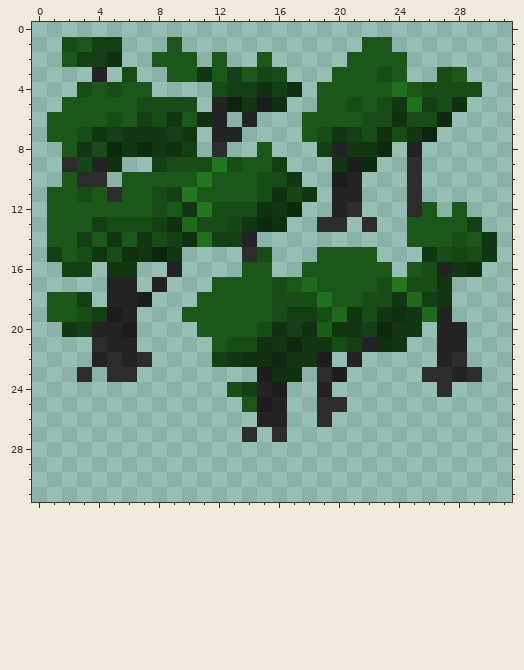
Pixel-art sprite -- src/assets/sprites/newTerrain/OpenCiv/tile_jungle.png. The first picture shows the starting point.
The file is 32x32 pixels. Colours within 5 levels of each other are drawn and written as one.
Once edited:
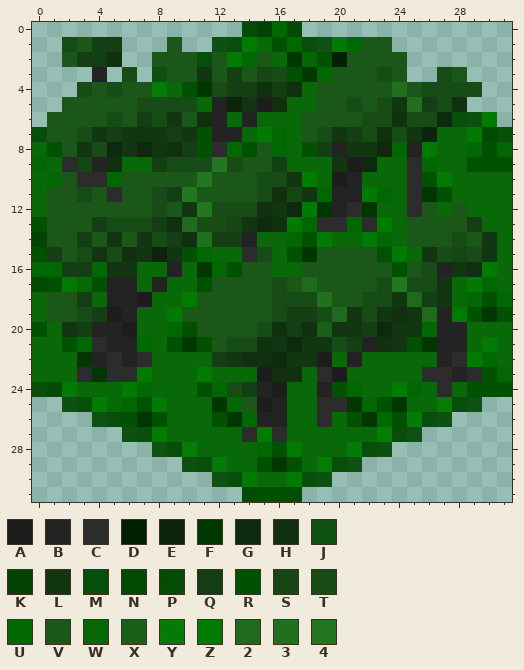
Palette (. is transparent): A #1d1d1d  B #232323  C #2c2c2c  D #002100  E #0c240c  F #003600  G #0e2a0e  H #103010  J #014602e7  K #064106  L #123612  M #004902f3  N #004b01  P #014a02f9  Q #143e14  R #005201  S #154614  T #174c16  U #006701  V #1a5719  W #096909  X #1b5e1a  Y #007a02f9  Z #007b02  2 #1f6a1d  3 #20701e  4 #227720
What changed:
y 0: x 14..17 .... -> PKUP
y 1: x 12..21 .......... -> JMZWRUMJZU
y 2: x 11 . -> M; x 13..14 .. -> ZU; x 16..20 ..... -> WFURD
y 3: x 8 . -> J; x 17..19 ... -> RFU
y 4: x 8..11 .... -> YWRF; x 18 . -> W
y 5: x 11 . -> W; x 17..18 .. -> WW
y 6: x 13 . -> W; x 15..17 ... -> WWW; x 28..30 ... -> MJZ
y 7: x 0 . -> M; x 11 . -> R; x 14..17 .... -> WZUW; x 27..31 ..... -> WWZNM
y 8: x 0..1 .. -> WR; x 11 . -> R; x 13..14 .. -> UR; x 16..18 ... -> UWR; x 24 . -> U; x 26..31 ...... -> ZWWURU
y 9: x 0..1 .. -> UW; x 6..7 .. -> WW; x 17..19 ... -> WWW; x 23..24 .. -> WW; x 26..31 ...... -> UWWRRR
y 10: x 0..1 .. -> WU; x 5 . -> U; x 18..19 .. -> ZW; x 22..24 ... -> WWW; x 26..31 ...... -> RZWWWW
y 11: x 0 . -> W; x 19 . -> U; x 22..24 ... -> ZUW; x 26..31 ...... -> FRWWWW
y 12: x 0 . -> W; x 18..19 .. -> ZF; x 22..24 ... -> FWW; x 27 . -> W; x 29..31 ... -> WWW
y 13: x 0 . -> R; x 17..18 .. -> ZU; x 21 . -> U; x 23..24 .. -> ZW; x 30..31 .. -> WW
y 14: x 0 . -> K; x 15..24 .......... -> WWURZWWZUW; x 31 . -> W
y 15: x 0 . -> R; x 10..13 .... -> RUWW; x 16..18 ... -> WRF; x 23..25 ... -> RZW; x 31 . -> W
y 16: x 0..1 .. -> UU; x 4 . -> U; x 7..8 .. -> WW; x 10..13 .... -> WFUR; x 16..17 .. -> WW; x 24 . -> R; x 30..31 .. -> ZW
y 17: x 0..4 ..... -> NRZWR; x 7 . -> W; x 9..11 ... -> WWR; x 28..31 .... -> WZUW
y 18: x 0 . -> W; x 4 . -> W; x 8..10 ... -> WWZ; x 28..31 .... -> WURU
y 19: x 0 . -> W; x 7..9 ... -> WWZ; x 28..31 .... -> ZRFR
y 20: x 0..1 .. -> RW; x 7..10 .... -> WWUR; x 26 . -> U; x 29..31 ... -> WWW
y 21: x 0..3 .... -> WWRU; x 7..11 ..... -> UWRFR; x 25..26 .. -> RF; x 29..31 ... -> WZW
y 22: x 0..3 .... -> WWWF; x 8..11 .... -> WWWW; x 20 . -> W; x 22..26 ..... -> WWWWW; x 29..31 ... -> ZUW
y 23: x 0..2 ... -> WWW; x 4 . -> F; x 7..14 ........ -> ZWWWZWWW; x 18 . -> W; x 21..25 ..... -> WWWWW; x 30..31 .. -> RU
y 24: x 0..12 ............. -> MPZWWWZUWWWRU; x 17..18 .. -> WW; x 20..26 ....... -> RUWWZUW; x 28..31 .... -> WRRR
y 25: x 2..13 ............ -> JMYWURZWWWFU; x 17..18 .. -> WW; x 21..29 ......... -> FURFWWYMJ
y 26: x 4..14 ........... -> JMRFRWWWRFU; x 17..18 .. -> WW; x 20..27 ........ -> WRFURYMJ
y 27: x 6..13 ........ -> JMYWWWWW; x 15 . -> Z; x 17..25 ......... -> WWWWWWYMJ
y 28: x 8..23 ................ -> JMYWWWWURZWWWYMJ
y 29: x 10..21 ............ -> JMYWWRFRWYMJ
y 30: x 12..19 ........ -> JMZWWZMJ
y 31: x 14..17 .... -> PRRP
Pixel boxes of the changes (left, top, right, bottom) in both pictures:
added: (32, 22, 512, 502)
